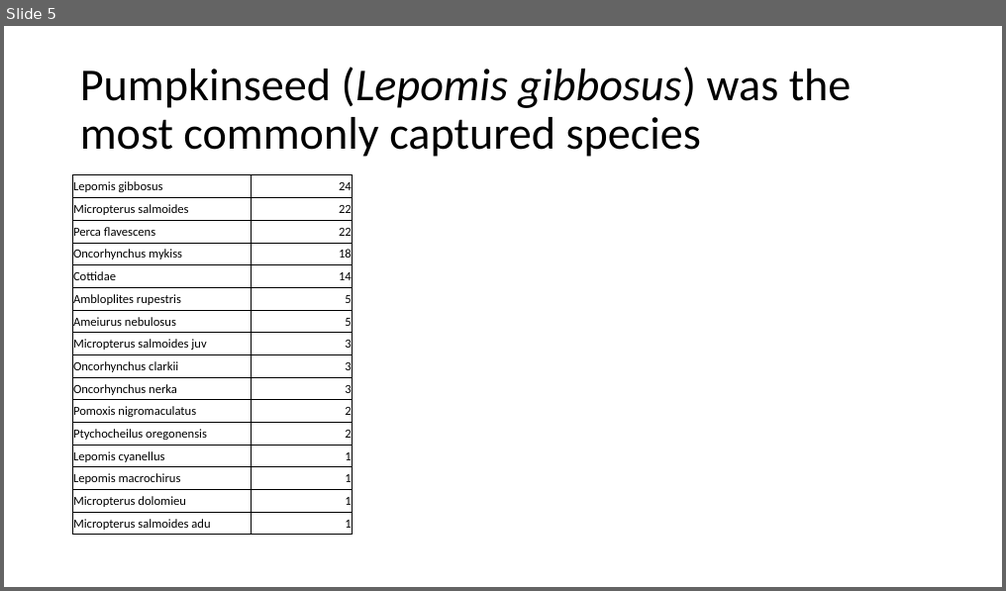
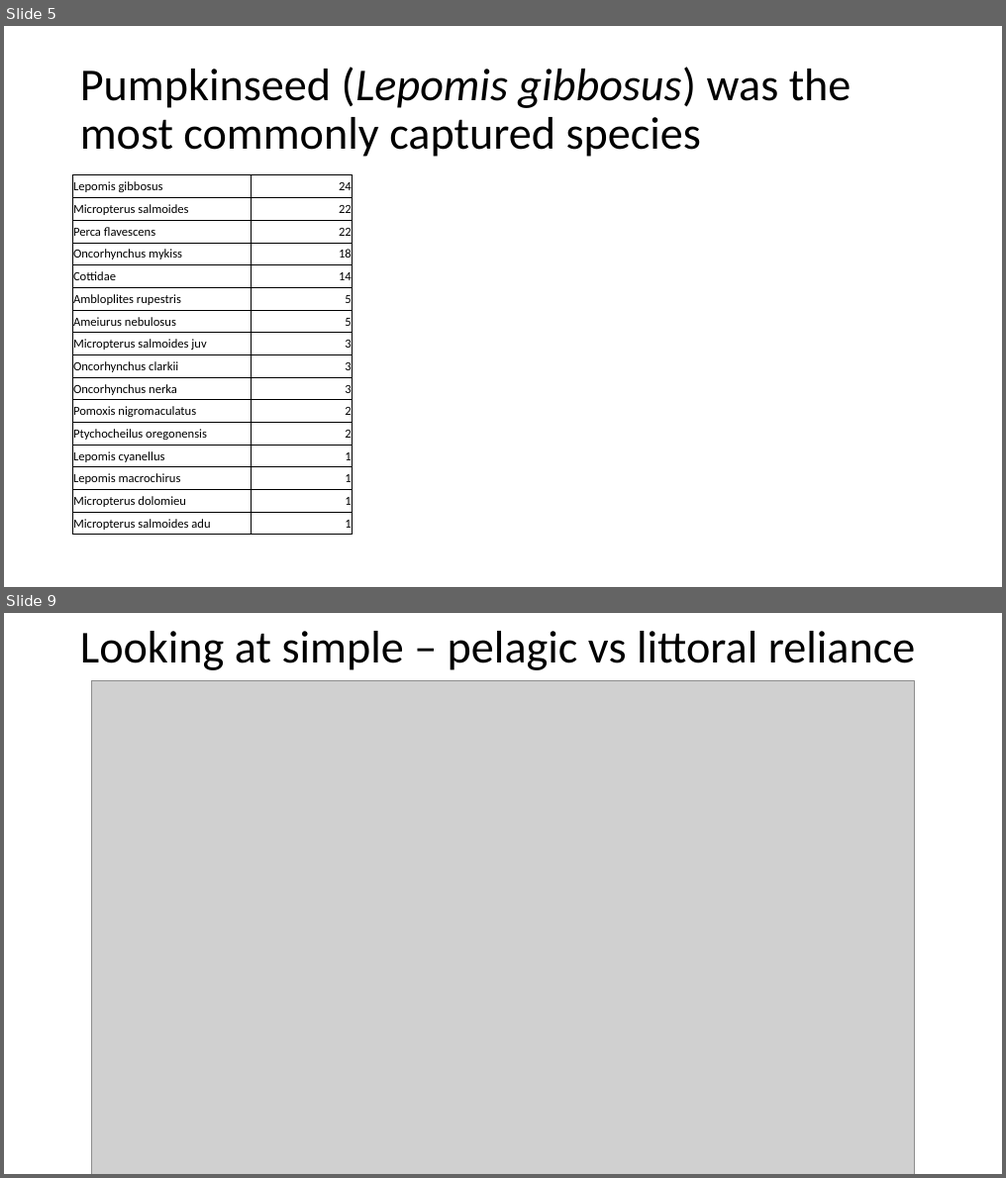
Before and after one commit to freshbeka/WAlakefoodwebCN, a slide deck: docs/20210518_PrepforErinMeeting.pptx. Shown one above the other, each under a label of ours: slide 5 before the commit, slides 5 and 9 after it; the slides between them are not shown. The pictures are 1006x591 and 1006x1178 pixels, drawn with LibreOffice and Linux fonts; fonts in the diff are those of the drawing; grey boxes stand for pictures. Boxes give left, top, right and bottom in pixels: in the first picture for what was removed or moved away, otherwise in the second. Text is boxed around its words. In the diff, an @@ line names an element or a change of style, - is before the commit and + after.

```diff
--- a/docs/20210518_PrepforErinMeeting.pptx
+++ b/docs/20210518_PrepforErinMeeting.pptx
@@ slide 9 added at (x1=4, y1=613, x2=1002, y2=1174), background #FFFFFF @@
@@ title added at (x1=80, y1=631, x2=915, y2=670), 44 pt, text #000000 @@
+Looking at simple – pelagic vs littoral reliance
@@ picture added at (x1=92, y1=681, x2=915, y2=1174) @@
```
Also in this commit, not shown: 1 slide changed, 1 other slide added, 1 other file.
